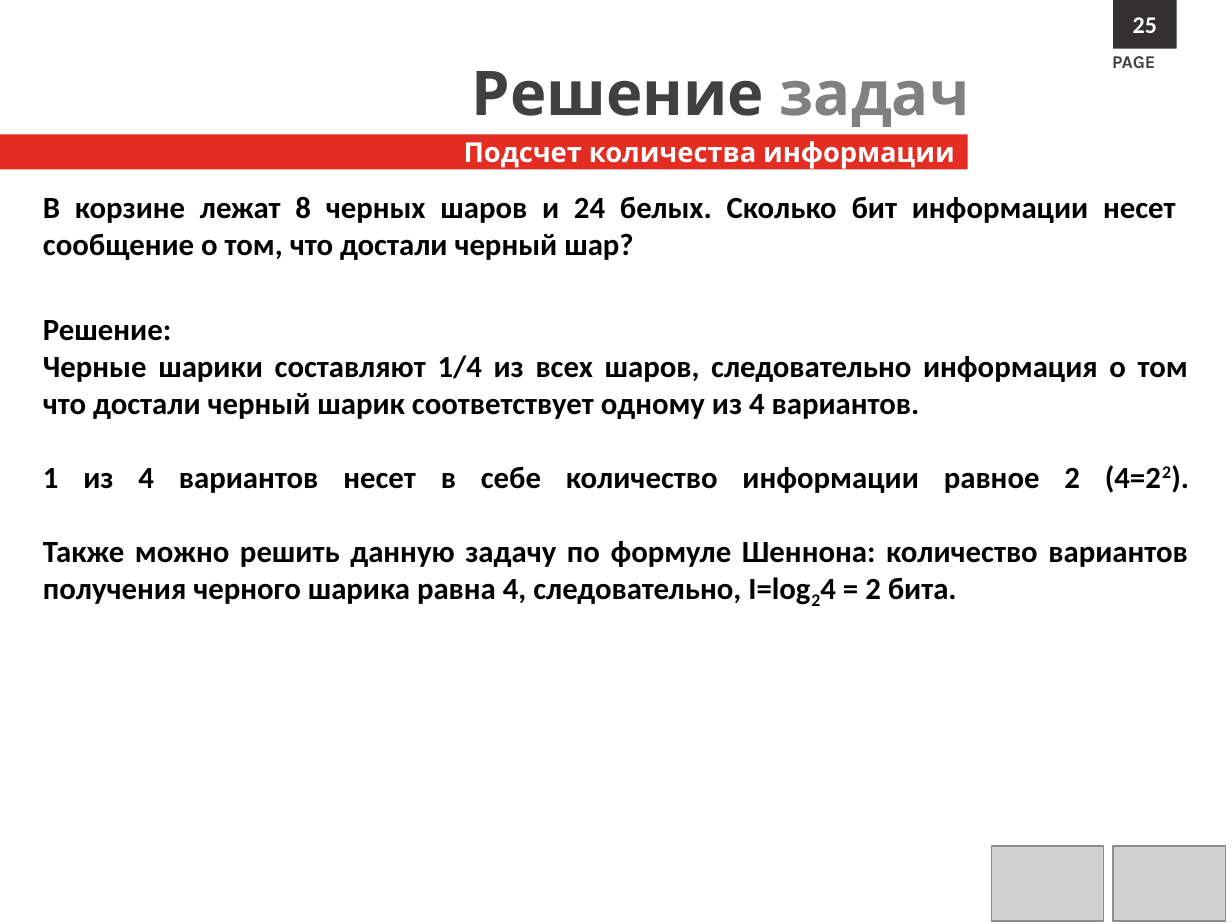
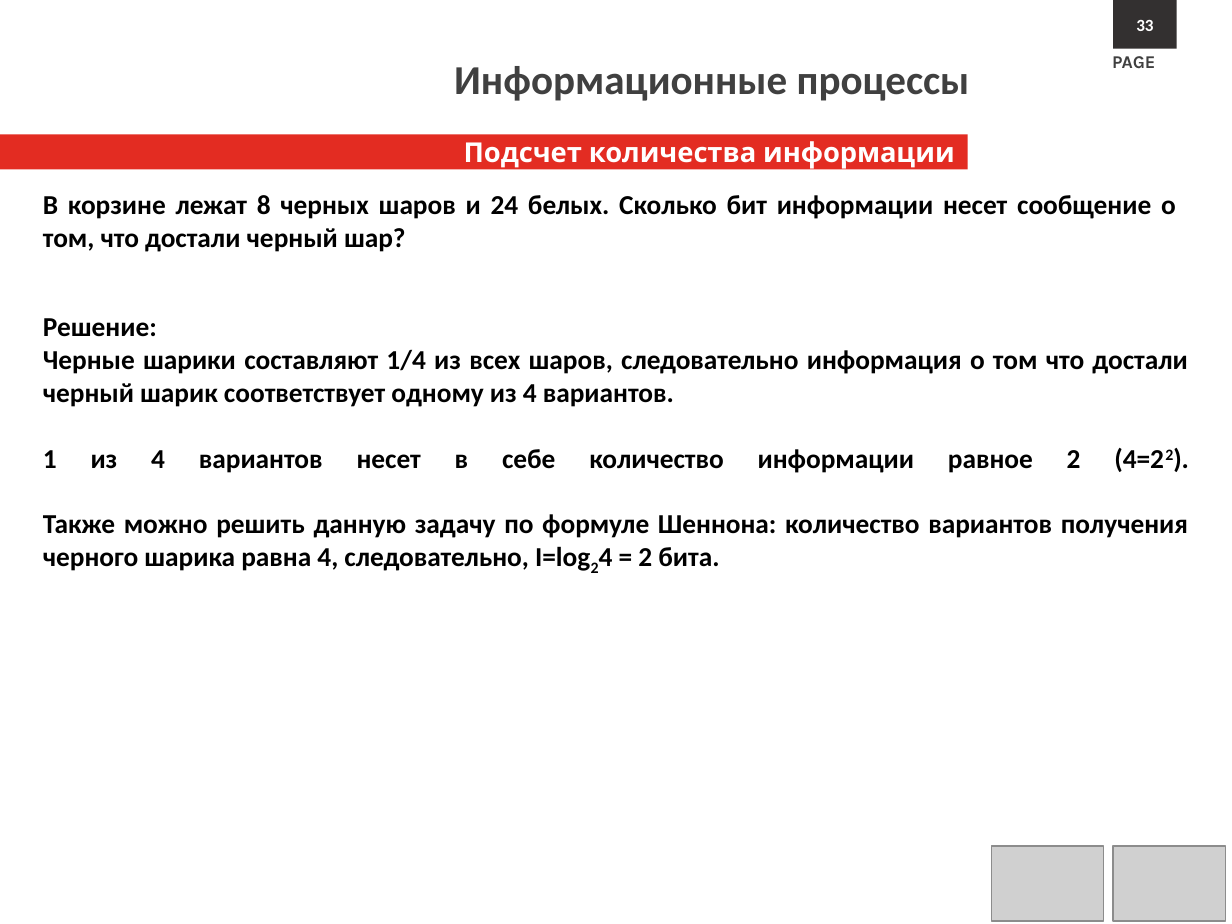
Before and after one commit to s1211001142/computer_science_course, a slide deck: slide 33 of Lectures/Л1.Информационные процессы.pptx (slide 26 before the commit). Drawn at 1232x924 pixels with LibreOffice and Linux fonts; fonts in the diff are those of the drawing; grey boxes stand for pictures; background and template pictures are left out. Boxes give left, top, right and bottom in pixels: in the first picture for what was removed or moved away, otherwise in the second. Text is boxed around its words. In the diff, an @@ line names an element or a change of style, - is before the commit and + after.

```diff
--- a/Lectures/Л1.Информационные процессы.pptx
+++ b/Lectures/Л1.Информационные процессы.pptx
@@ text in rectangle at (1136,20,1153,31): text changed; size 14 to 10 pt @@
-25
+33
@@ text at (454,66,970,101): text changed; size 36 to 24 pt; font Karla to Calibri @@
-Решение задач
+Информационные процессы
@@ text "В корзине лежат 8 черных ..." at (43,195,1176,252): size 18 to 16 pt @@
@@ text "Решение:" at (43,318,1188,571): size 18 to 16 pt @@
```
Also in this commit, not shown: 47 other slides changed, 7 slides added, 13 slides removed, 10 other files.
